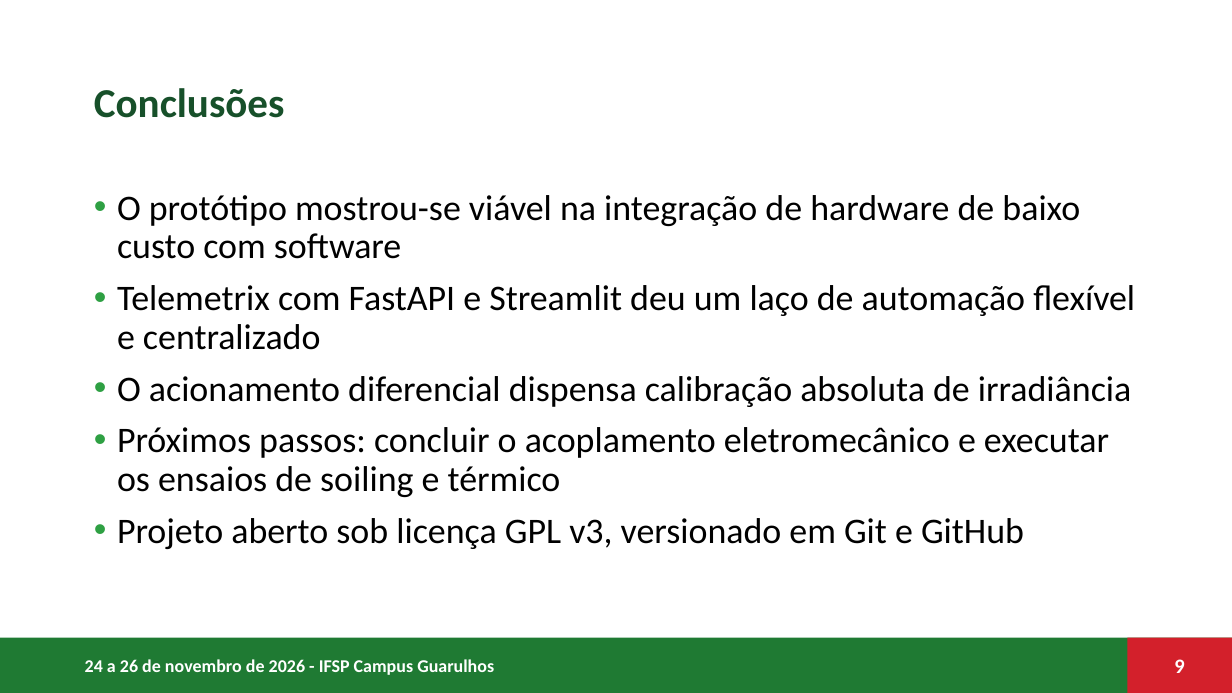
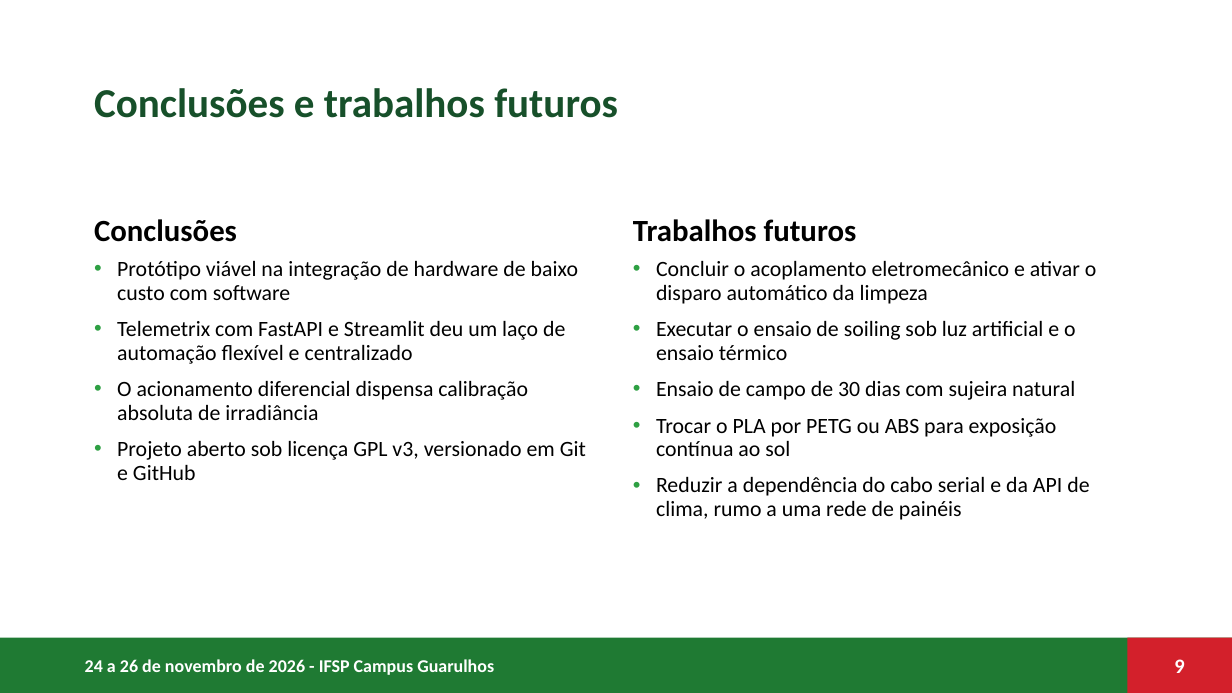
Before and after one commit to RukasuDesuu/auto-cleaning-solar-panel, a slide deck: slide 9 of docs/Presentations/ASCM_CONICT_2026.pptx. Drawn at 1232x693 pixels with LibreOffice and Linux fonts; fonts in the diff are those of the drawing; background and template pictures are left out. Boxes give left, top, right and bottom in pixels: in the first picture for what was removed or moved away, otherwise in the second. Text is boxed around its words. In the diff, an @@ line names an element or a change of style, - is before the commit and + after.

```diff
--- a/docs/Presentations/ASCM_CONICT_2026.pptx
+++ b/docs/Presentations/ASCM_CONICT_2026.pptx
@@ title at [94,88,618,118]: text changed @@
-Conclusões
+Conclusões e trabalhos futuros
@@ text added at [94,219,237,242], 24 pt, text #000000, bold @@
+Conclusões
@@ text added at [633,219,857,242], 24 pt, text #000000, bold @@
+Trabalhos futuros
@@ text "Protótipo viável na integração de ...": place and size @@
-text "Protótipo viável na integração de ..." at [117,195,1135,549]
+text "Protótipo viável na integração de ..." at [117,261,586,480]
@@ text at [117,261,578,300]: text changed; size 28 to 17 pt @@
-• O protótipo mostrou-se viável na integração de hardware de baixo custo com software
+• Protótipo viável na integração de hardware de baixo custo com software
@@ text added at [656,261,1097,520], 17 pt, text #000000 @@
+• Concluir o acoplamento eletromecânico e ativar o disparo automático da limpeza
+• Executar o ensaio de soiling sob luz artificial e o ensaio térmico
+• Ensaio de campo de 30 dias com sujeira natural
+• Trocar o PLA por PETG ou ABS para exposição contínua ao sol
+• Reduzir a dependência do cabo serial e da API de clima, rumo a uma rede de painéis
@@ text at [117,321,586,480]: size 28 to 17 pt in "Telemetrix com FastAPI e Streamlit deu um ...", "O acionamento diferencial dispensa calibração absoluta de ...", "Projeto aberto sob licença GPL v3, versionado ..." @@
@@ text at [117,427,1109,497]: paragraph removed @@
-• Próximos passos: concluir o acoplamento eletromecânico e executar os ensaios de soiling e térmico
```
